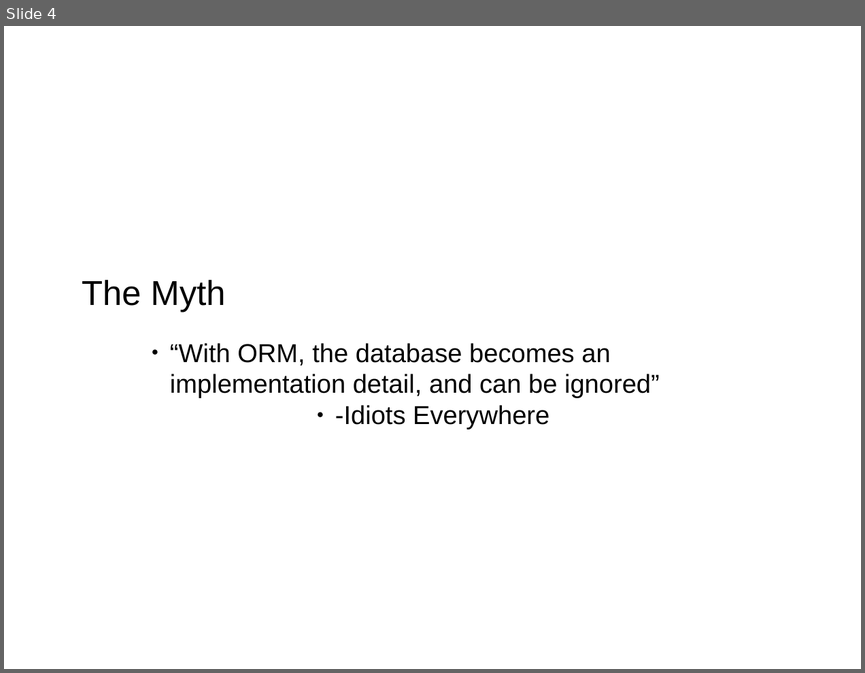
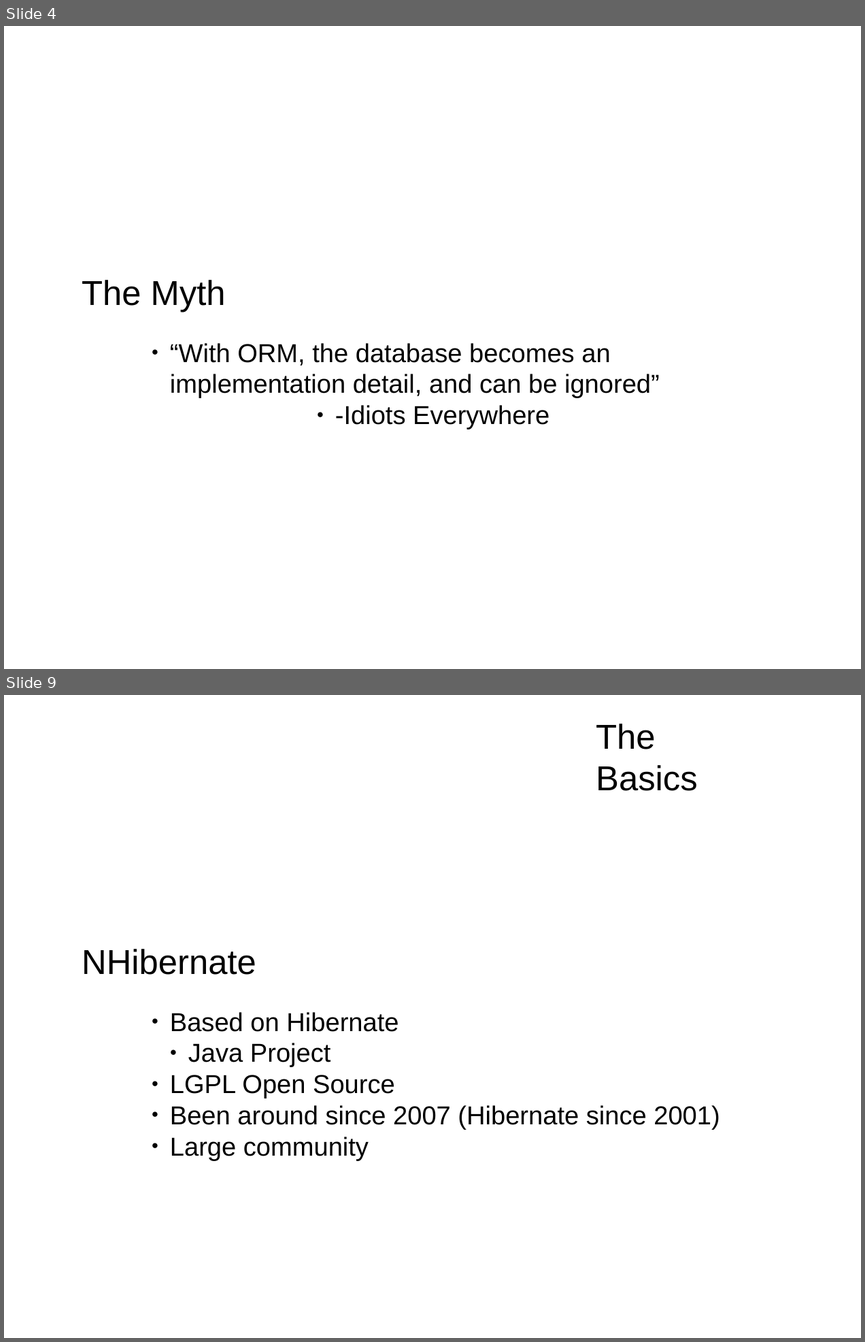
Before and after one commit to mrdrbob/ef-vs-nh, a slide deck: pres/pres.odp. Shown one above the other, each under a label of ours: slide 4 before the commit, slides 4 and 9 after it; the slides between them are not shown. The pictures are 865x673 and 865x1342 pixels, drawn with LibreOffice and Linux fonts; fonts in the diff are those of the drawing; background and template pictures are left out. Boxes give left, top, right and bottom in pixels: in the first picture for what was removed or moved away, otherwise in the second. Text is boxed around its words. In the diff, an @@ line names an element or a change of style, - is before the commit and + after.

```diff
--- a/pres/pres.odp
+++ b/pres/pres.odp
@@ slide 9 added at <box>4,695,861,1338</box>, background picture (left out) @@
@@ text added at <box>596,724,698,791</box>, 32 pt, text #000000 @@
+The Basics
@@ text added at <box>82,949,256,974</box>, 32 pt, text #000000 @@
+NHibernate
@@ text added at <box>170,1012,719,1161</box>, 24 pt, text #000000 @@
+● Based on Hibernate
+  ● Java Project
+● LGPL Open Source
+● Been around since 2007 (Hibernate since 2001)
+● Large community
```
Also in this commit, not shown: 2 slides changed, 26 other slides added, 2 slides removed, 1 other file.
